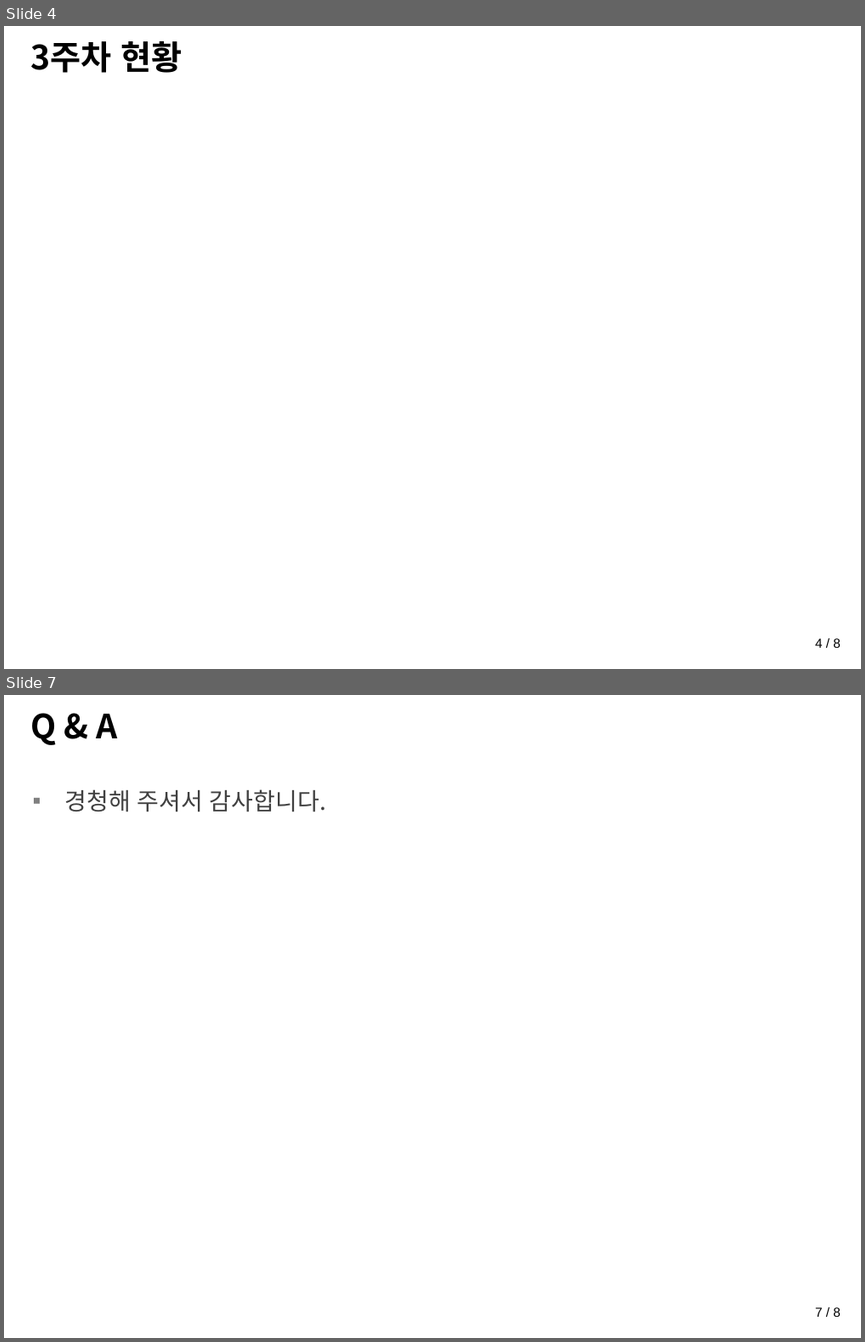
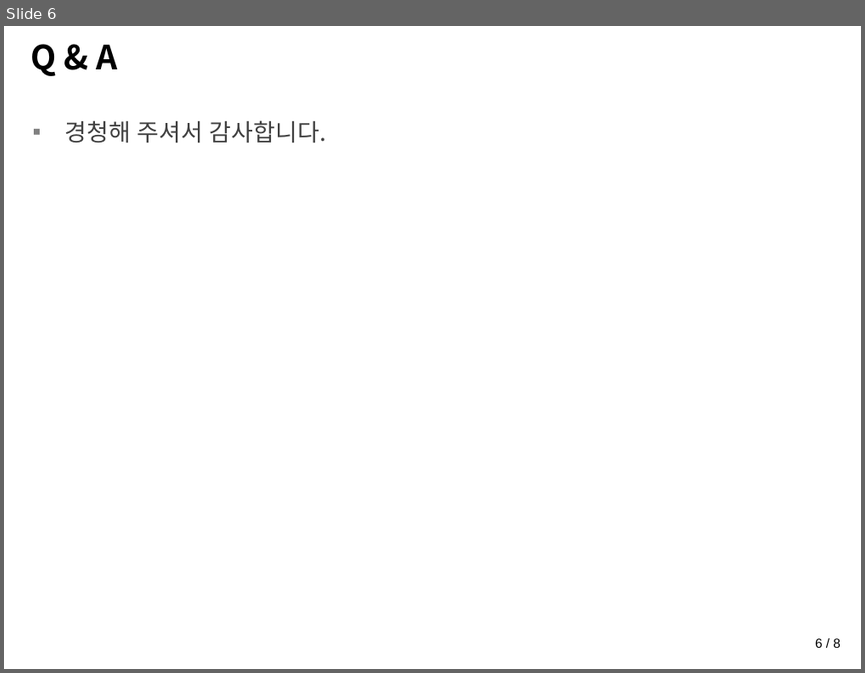
Before and after one commit to KimGumin/security119, a slide deck: 2020-02-03-김구민.pptx. Shown one above the other, each under a label of ours: slides 4 and 7 before the commit, slide 6 after it; the slides between them are not shown. The pictures are 865x1342 and 865x673 pixels, drawn with LibreOffice and Linux fonts; fonts in the diff are those of the drawing; background and template pictures are left out. Boxes give left, top, right and bottom in pixels: in the first picture for what was removed or moved away, otherwise in the second. Text is boxed around its words. In the diff, an @@ line names an element or a change of style, - is before the commit and + after.

```diff
--- a/2020-02-03-김구민.pptx
+++ b/2020-02-03-김구민.pptx
@@ slide 4 removed at box(4, 26, 861, 669), background picture (left out) @@
@@ title removed at box(31, 41, 182, 73) @@
-3주차 현황
@@ page number removed at box(815, 638, 840, 647) @@
-4 / 8
@@ what was slide 7 is now slide 6 @@
@@ page number at box(815, 638, 840, 647): text changed @@
-7 / 8
+6 / 8
```
Also in this commit, not shown: 5 slides changed, 2 other files.
